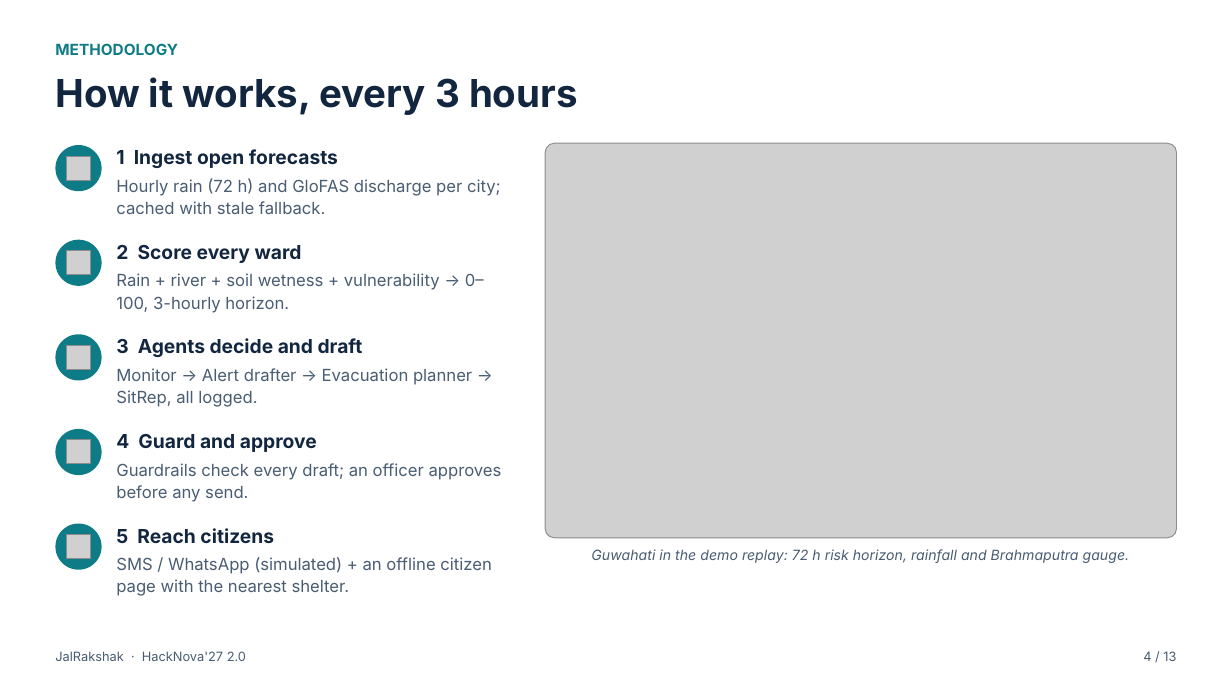
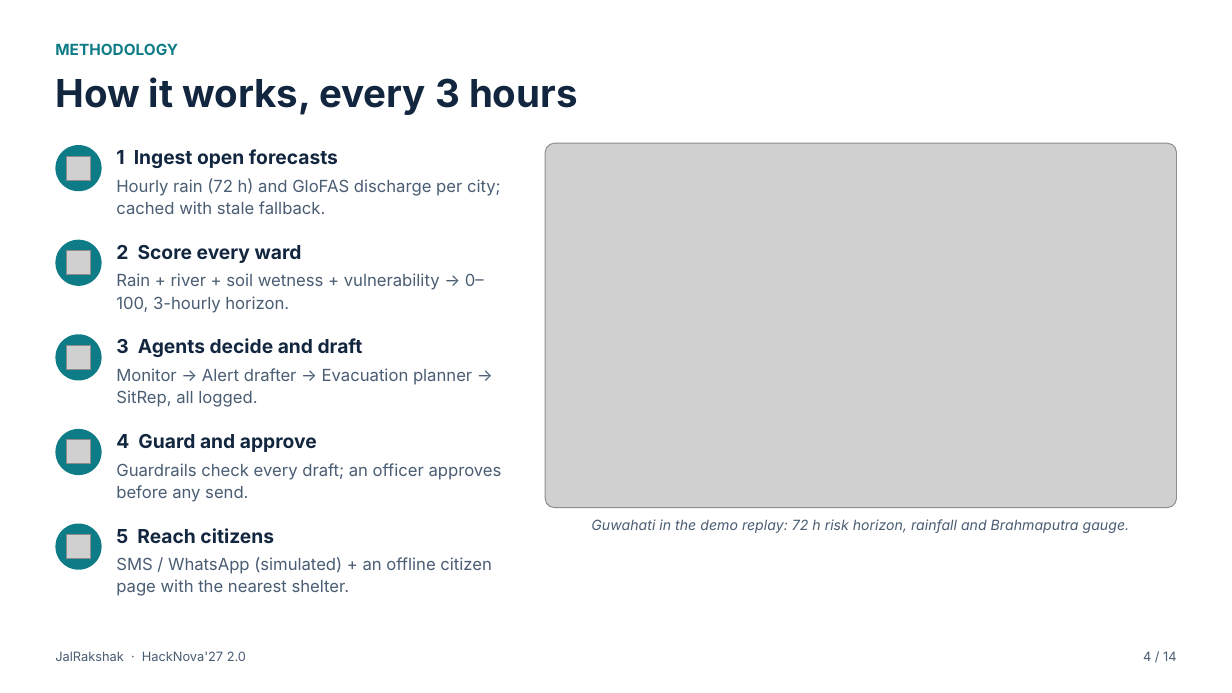
Before and after one commit to madhavzanwar/Jal-rakshak, a slide deck: slide 4 of submission/hacknova-2.0/JalRakshak_HackNova2.pptx. Drawn at 1232x693 pixels with LibreOffice and Linux fonts; fonts in the diff are those of the drawing; grey boxes stand for pictures. Boxes give left, top, right and bottom in pixels: in the first picture for what was removed or moved away, otherwise in the second. Text is boxed around its words. In the diff, an @@ line names an element or a change of style, - is before the commit and + after.

```diff
--- a/submission/hacknova-2.0/JalRakshak_HackNova2.pptx
+++ b/submission/hacknova-2.0/JalRakshak_HackNova2.pptx
@@ picture: place and size @@
-picture at bbox=[545, 143, 1177, 538]
+picture at bbox=[545, 143, 1177, 507]
@@ text "Guwahati in the demo replay: ...": place and size @@
-text "Guwahati in the demo replay: ..." at bbox=[591, 549, 1130, 563]
+text "Guwahati in the demo replay: ..." at bbox=[591, 519, 1130, 533]
@@ text at bbox=[1143, 651, 1176, 661]: text changed @@
-4 / 13
+4 / 14
```
Also in this commit, not shown: 12 other slides changed, 1 slide added, 17 other files.
